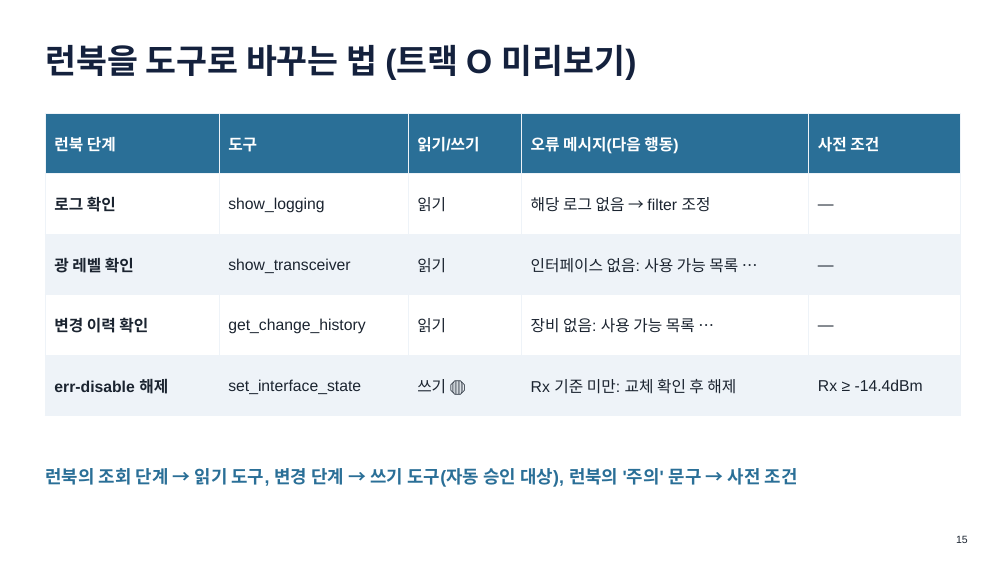
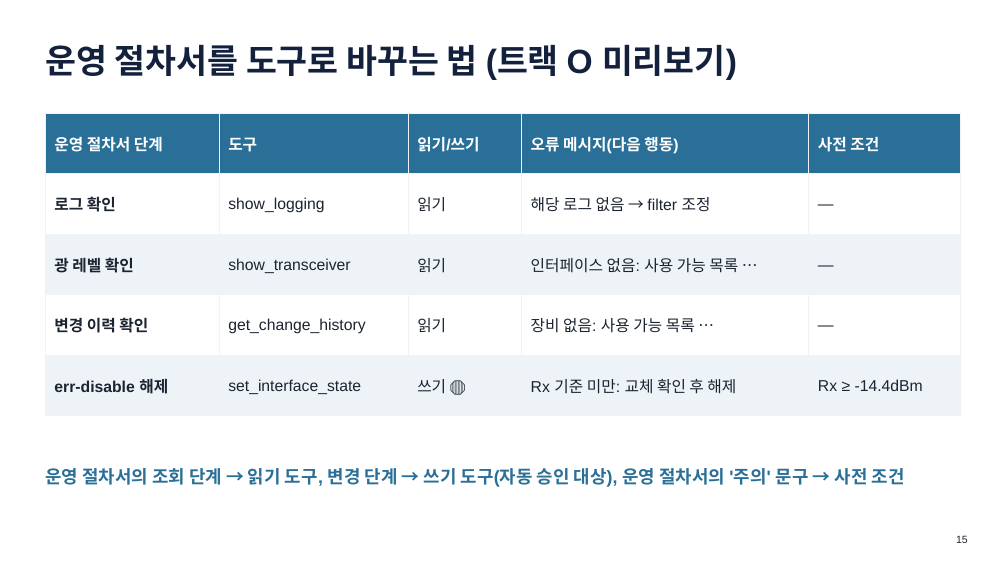
Before and after one commit to khaniyapark-ops/AI-Study, a slide deck: slide 15 of advanced/심화교육_Agentic.pptx. Drawn at 1008x567 pixels with LibreOffice and Linux fonts; fonts in the diff are those of the drawing. Boxes give left, top, right and bottom in pixels: in the first picture for what was removed or moved away, otherwise in the second. Text is boxed around its words. In the diff, an @@ line names an element or a change of style, - is before the commit and + after.

```diff
--- a/advanced/심화교육_Agentic.pptx
+++ b/advanced/심화교육_Agentic.pptx
@@ text at (45, 44, 737, 80): text changed @@
-런북을 도구로 바꾸는 법 (트랙 O 미리보기)
+운영 절차서를 도구로 바꾸는 법 (트랙 O 미리보기)
@@ table at (45, 113, 960, 398) @@
-row 1, column 1: 런북 단계
+row 1, column 1: 운영 절차서 단계
@@ text at (45, 468, 905, 487): text changed @@
-런북의 조회 단계 → 읽기 도구, 변경 단계 → 쓰기 도구(자동 승인 대상), 런북의 '주의' 문구 → 사전 조건
+운영 절차서의 조회 단계 → 읽기 도구, 변경 단계 → 쓰기 도구(자동 승인 대상), 운영 절차서의 '주의' 문구 → 사전 조건
```
Also in this commit, not shown: 16 other slides changed, 33 other files.
